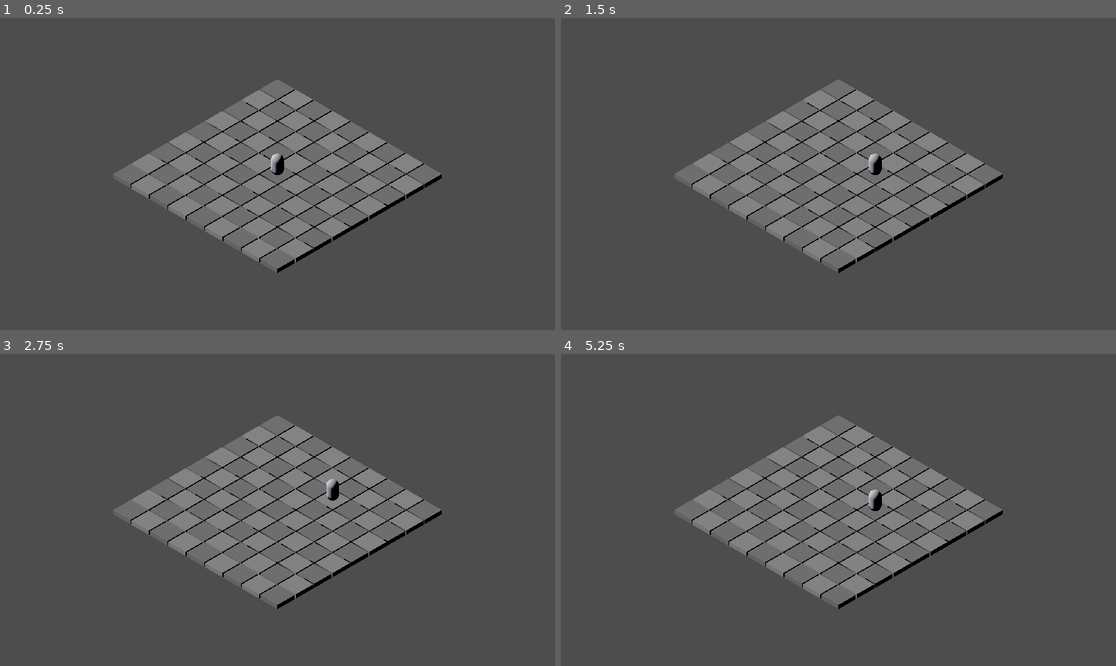
Above: before the commit, frames 1-4 (two rows, left to right).
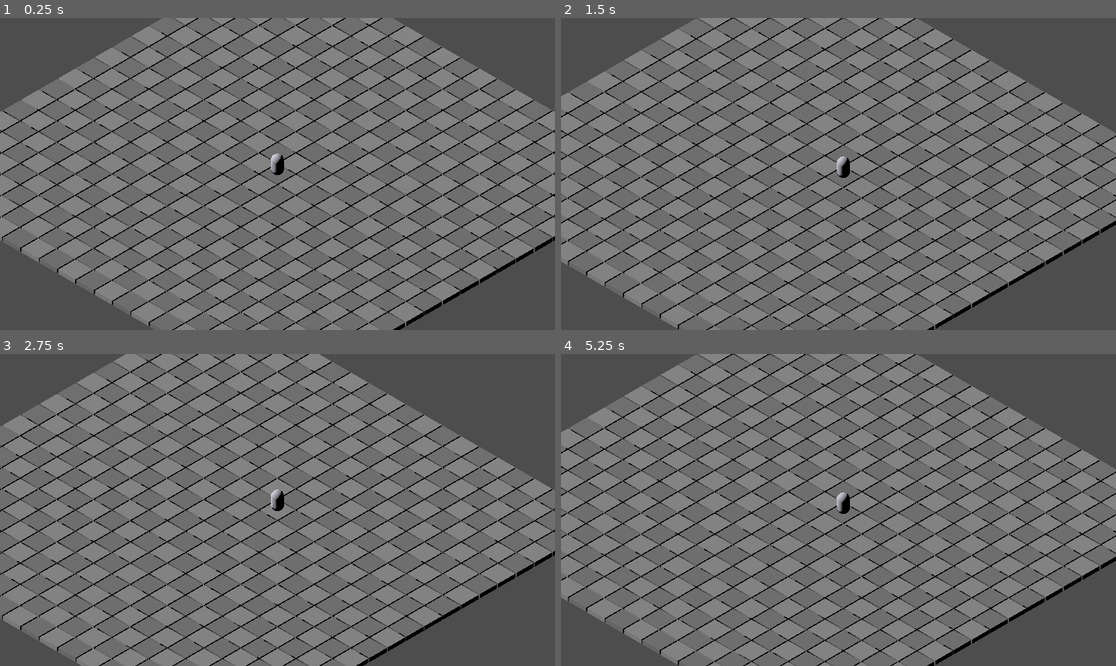
Above: after the commit, the same moments.

Repository: Aloesativo/enterrario-aloesativo
Game: Godot game, scene res://escenas/Mundo.tscn
Two runs of this game, one before a commit and one after it. Both use one fixed random seed, a clock stepped at 60 frames per second and the inputs below.
Inputs:
- Up to frame 1 (0.25 s): no input
- Up to frame 2 (1.5 s): tap Enter at 0.5 s; hold Right (ui_right) 0.53-1.28 s; hold Down (ui_down) from 1.28 s (still down)
- Up to frame 3 (2.75 s): release Down (ui_down) at 2.03 s; hold Right (ui_right) from 2.03 s (still down)
- Up to frame 4 (5.25 s): release Right (ui_right) at 2.78 s; hold Up (ui_up) 2.78-3.53 s; hold Left (ui_left) 3.53-5.03 s; tap Space at 5 s; hold Down (ui_down) from 5.03 s (still down)

The runs differ from the first frame. In frame 1, 63% of the frame differs, in the area x 0-100%, y 0-100%; in frame 2, 64%; in frame 3, 61%; in frame 4, 64%.

Commit message:
Etapa 2: la cámara isométrica fija que sigue al personaje sin girar
RR verificó la etapa 1 corriendo el proyecto: el paso por celdas funciona.

Etapa 2 del plan (DISENO_GODOT.md §10). La cámara ya estaba en el ángulo
isométrico verdadero desde la etapa anterior; lo que se agrega ahora es
que siga al personaje, y las garantías de que no se mueva de más.

- La grilla crece de 9x9 a 21x21. Es necesario para poder probar la etapa:
  si el mundo cupiera entero en pantalla, una cámara que sigue sería
  indistinguible de una fija.
- La cámara se orienta UNA SOLA VEZ y después solo se traslada. Así "no
  gira nunca" queda garantizado por construcción y no por acordarse de no
  hacerlo — su rigidez es la condición de que el acertijo se pueda leer.
- El seguimiento descarta la altura del personaje. Durante el paso, el
  arco del salto sube position.y; si la cámara siguiera eso, cabecearía en
  cada paso, que es justo lo que esta etapa pide que no ocurra.
- El suavizado usa exp() para ser independiente de los cuadros por
  segundo. Suavizar es seguro para el acertijo: con una cámara ortográfica
  de rotación fija, trasladarla no cambia las posiciones relativas en
  pantalla entre objetos; solo rotarla las cambiaría.

Se corrige de paso una imprecisión que el agente había escrito en el README
de la etapa 1: la matemática de proyección no pertenece a la etapa 2 sino a
la 4, donde se necesita para la regla "puedes pisar lo que se ve pegado a
ti". La etapa 2 es solo la cámara.

Sin verificar corriendo: el agente no puede ejecutar Godot (§11).

Diff:
--- a/godot/scripts/mundo.gd
+++ b/godot/scripts/mundo.gd
@@ -1,12 +1,16 @@
 extends Node3D
-## ETAPA 1 del plan (ver DISENO_GODOT.md §10): un personaje que camina por
-## celdas sobre una grilla plana. Sin relieve, sin rotación, sin arte.
+## ETAPAS 1-2 del plan (ver DISENO_GODOT.md §10).
 ##
-## Lo único que hay que juzgar acá es CÓMO SE SIENTE EL PASO. Todo lo
-## demás (el estereograma, la rotación, el zoom, el tilt-shift) llega en
-## etapas siguientes y a propósito no está.
+## Etapa 1: un personaje que camina por celdas sobre una grilla plana.
+## Etapa 2: la cámara isométrica fija, que sigue al personaje SIN GIRAR.
+##
+## Sin relieve, sin rotación del mundo, sin zoom, sin arte — todo eso son
+## etapas 3 en adelante y a propósito no está.
 
-const LADO_GRILLA := 9
+## La grilla es más grande que lo que entra en pantalla, a propósito: si
+## cupiera entera, una cámara que sigue al personaje sería indistinguible
+## de una fija y la etapa 2 no se podría probar.
+const LADO_GRILLA := 21
 
 # El tamaño de celda vive en personaje.gd y se lee de ahí (Personaje.TAM):
 # si estuviera escrito en los dos lados, un día alguien cambia uno y el
@@ -22,9 +26,17 @@
 const DISTANCIA_CAMARA := 24.0
 
 ## Alto visible en unidades de mundo (Godot mide `size` sobre el alto).
-## La grilla de 9×9 proyectada ocupa ~6.5 de alto y ~11.3 de ancho; con 12
-## entra entera y con margen en cualquier ventana apaisada.
+## Con 12 se ve una porción de la grilla, no toda: por eso la cámara tiene
+## que seguir al personaje.
 const TAMANO_CAMARA := 12.0
+
+## Suavizado del seguimiento. Más alto = más pegada al personaje.
+##
+## Suavizar es SEGURO para el acertijo, y conviene tenerlo claro: con una
+## cámara ortográfica de rotación fija, mover la cámara NO cambia las
+## posiciones relativas en pantalla entre dos objetos del mundo. Solo
+## rotarla las cambiaría — y la cámara no rota nunca (§4).
+const VELOCIDAD_CAMARA := 9.0
 
 ## Mapeo de teclas a pasos de celda.
 ##
@@ -55,15 +67,16 @@
 @onready var _camara: Camera3D = $Camara
 
 var _personaje: Personaje
+var _offset_camara := Vector3.ZERO
 
 func _ready() -> void:
 	_construir_piso()
 	_construir_personaje()
 	_colocar_camara()
-	print("[mundo] etapa 1 lista — grilla %dx%d, personaje en %s" % [
+	print("[mundo] etapas 1-2 listas — grilla %dx%d, personaje en %s" % [
 		LADO_GRILLA, LADO_GRILLA, _personaje.celda,
 	])
-	print("[mundo] un paso por empujón: mantener apretado NO camina solo (a propósito, ver README)")
+	print("[mundo] cámara isométrica fija: se orienta una vez y ya no gira nunca")
 
 func _construir_piso() -> void:
 	# Damero de dos grises para que cada celda se distinga de la vecina y el
@@ -119,22 +132,47 @@
 	return celda.x >= 0 and celda.x < LADO_GRILLA \
 		and celda.y >= 0 and celda.y < LADO_GRILLA
 
+## La cámara se ORIENTA UNA SOLA VEZ, acá, y después nunca más: en
+## _process solo se le cambia la posición. Así "no gira nunca" queda
+## garantizado por construcción y no por acordarse de no hacerlo.
+##
+## Su rigidez no es pereza: es la condición de que el acertijo se pueda
+## leer (§4). Si la cámara se moviera sola, las alineaciones cambiarían sin
+## que el jugador lo pidiera.
 func _colocar_camara() -> void:
-	var centro := _centro_del_mundo()
+	_offset_camara = Vector3.ONE * DISTANCIA_CAMARA
+
+	var objetivo := _objetivo_camara()
 	_camara.projection = Camera3D.PROJECTION_ORTHOGONAL
 	_camara.size = TAMANO_CAMARA
-	_camara.position = centro + Vector3.ONE * DISTANCIA_CAMARA
-	_camara.look_at(centro, Vector3.UP)
+	_camara.position = objetivo + _offset_camara
+	_camara.look_at(objetivo, Vector3.UP)
 	_camara.current = true
 
-func _centro_del_mundo() -> Vector3:
-	var medio := (LADO_GRILLA - 1) * Personaje.TAM * 0.5
-	return Vector3(medio, 0.0, medio)
+## A dónde mira la cámara: el personaje, pero SOLO en el plano horizontal.
+##
+## Importante: se descarta la altura. Durante el paso, personaje.position.y
+## sube por el arco del salto; si la cámara siguiera eso, cabecearía en
+## cada paso — justo lo que la etapa 2 pide que no pase ("nada la mueve
+## por accidente").
+func _objetivo_camara() -> Vector3:
+	var p := _personaje.position
+	return Vector3(p.x, 0.0, p.z)
 
-func _process(_delta: float) -> void:
+func _process(delta: float) -> void:
 	# is_action_just_pressed da UN disparo por empujón, tanto de tecla como
 	# de stick: el stick tiene que volver a la zona muerta antes de poder
 	# empujar de nuevo. Es literal lo que pide DISENO_GODOT.md §3.
 	for accion in DIRECCIONES:
 		if Input.is_action_just_pressed(accion):
 			_personaje.empujar(DIRECCIONES[accion] as Vector2i)
+
+	_seguir_con_la_camara(delta)
+
+## Solo traslación, nunca rotación. El suavizado usa exp() para que sea
+## independiente de los cuadros por segundo: con un lerp por delta pelado,
+## la cámara se sentiría distinta a 60 y a 144 Hz.
+func _seguir_con_la_camara(delta: float) -> void:
+	var destino := _objetivo_camara() + _offset_camara
+	var factor := 1.0 - exp(-VELOCIDAD_CAMARA * delta)
+	_camara.position = _camara.position.lerp(destino, factor)
Not shown, changed: godot/README.md
